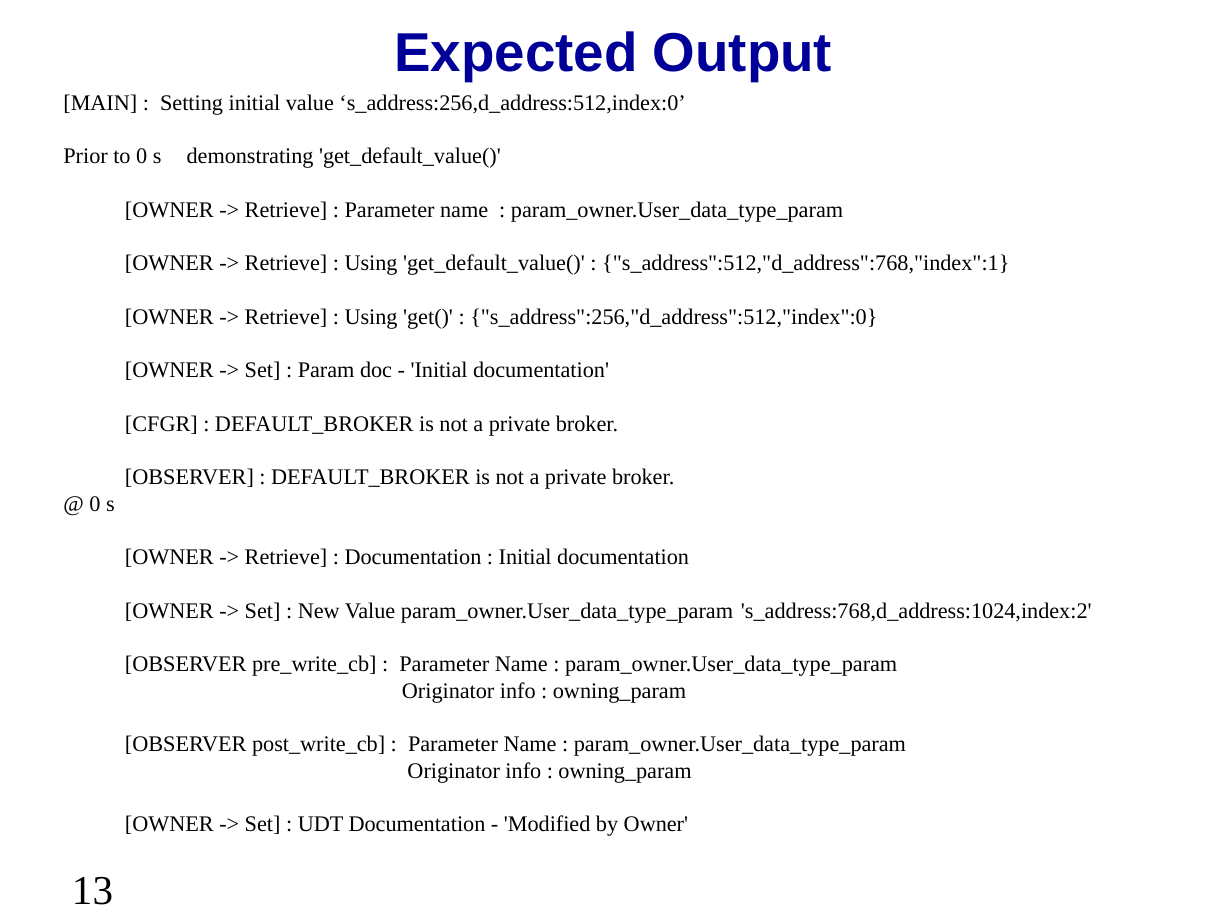
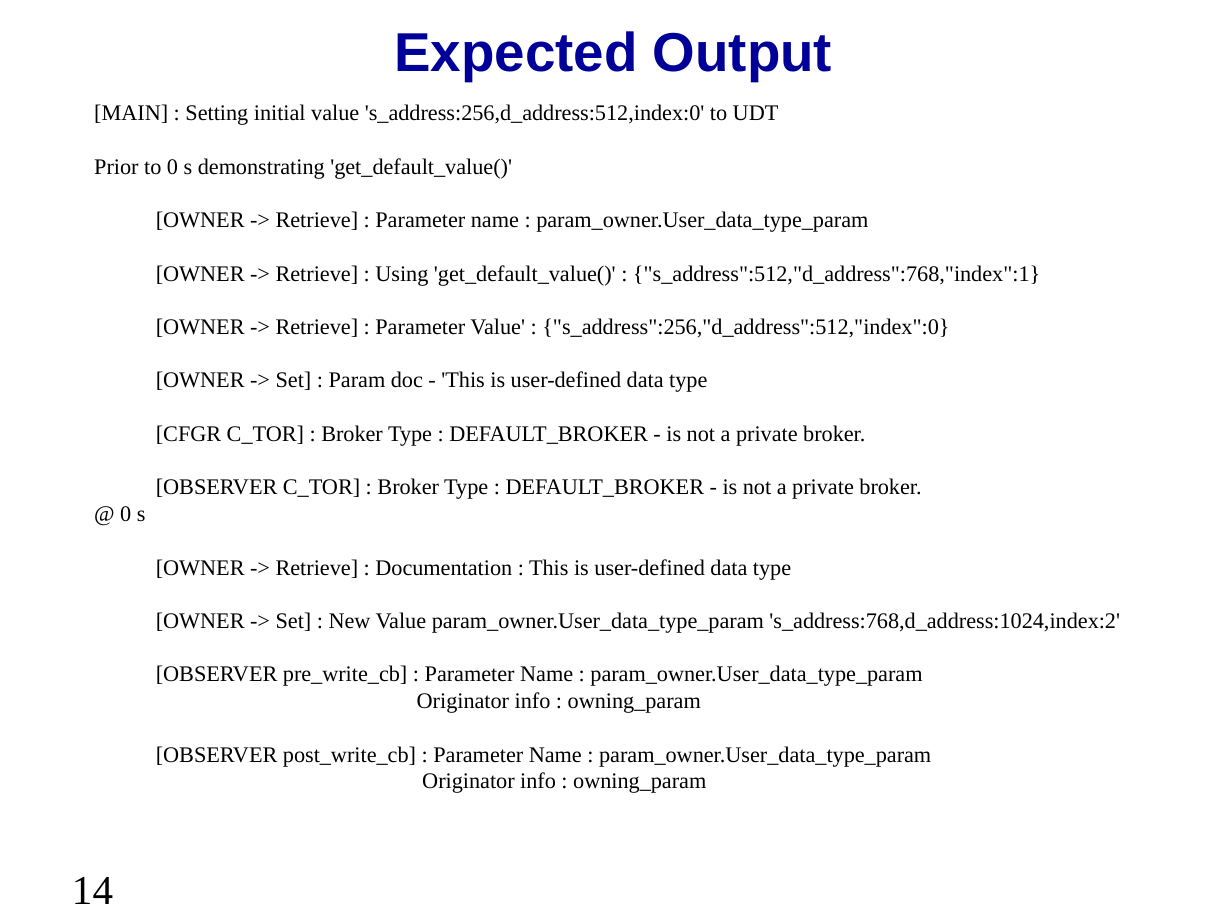
Before and after one commit to accellera-official/cci, a slide deck: slide 14 of examples/ex16_User_Defined_Data_Type/docs/ex16_User_Defined_Data_Type.ppt (slide 13 before the commit). Drawn at 1232x924 pixels with LibreOffice and Linux fonts; fonts in the diff are those of the drawing; background and template pictures are left out. Boxes give left, top, right and bottom in pixels: in the first picture for what was removed or moved away, otherwise in the second. Text is boxed around its words. In the diff, an @@ line names an element or a change of style, - is before the commit and + after.

```diff
--- a/examples/ex16_User_Defined_Data_Type/docs/ex16_User_Defined_Data_Type.ppt
+++ b/examples/ex16_User_Defined_Data_Type/docs/ex16_User_Defined_Data_Type.ppt
@@ text "[MAIN] : Setting initial value ...": place and size @@
-text "[MAIN] : Setting initial value ..." at (63,94,1092,836)
+text "[MAIN] : Setting initial value ..." at (94,104,1120,793)
@@ text at (94,104,779,125): text changed @@
-[MAIN] : Setting initial value ‘s_address:256,d_address:512,index:0’
+[MAIN] : Setting initial value 's_address:256,d_address:512,index:0' to UDT
@@ text at (156,318,949,499): text changed @@
-[OWNER -> Retrieve] : Using 'get()' : {"s_address":256,"d_address":512,"index":0}
-[OWNER -> Set] : Param doc - 'Initial documentation'
-[CFGR] : DEFAULT_BROKER is not a private broker.
-[OBSERVER] : DEFAULT_BROKER is not a private broker.
+[OWNER -> Retrieve] : Parameter Value' : {"s_address":256,"d_address":512,"index":0}
+[OWNER -> Set] : Param doc - 'This is user-defined data type
+[CFGR C_TOR] : Broker Type : DEFAULT_BROKER - is not a private broker.
+[OBSERVER C_TOR] : Broker Type : DEFAULT_BROKER - is not a private broker.
@@ text at (156,559,791,580): text changed @@
-[OWNER -> Retrieve] : Documentation : Initial documentation
+[OWNER -> Retrieve] : Documentation : This is user-defined data type
@@ text at (125,815,688,836): paragraph removed @@
-[OWNER -> Set] : UDT Documentation - 'Modified by Owner'
@@ page number at (72,877,113,904): text changed @@
-13
+14
```
Also in this commit, not shown: 9 other slides changed, 4 slides added, 1 slide removed, 35 other files.
